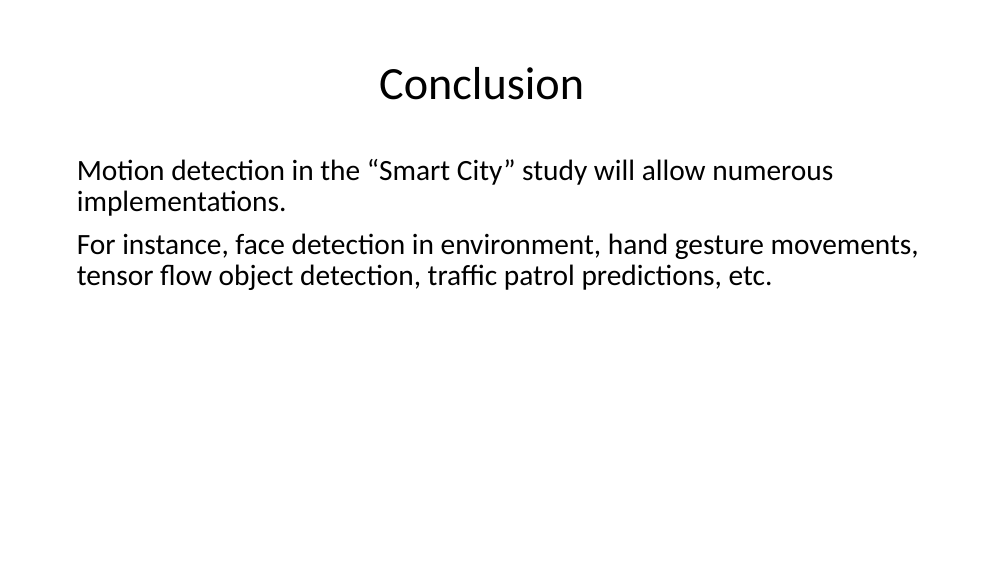
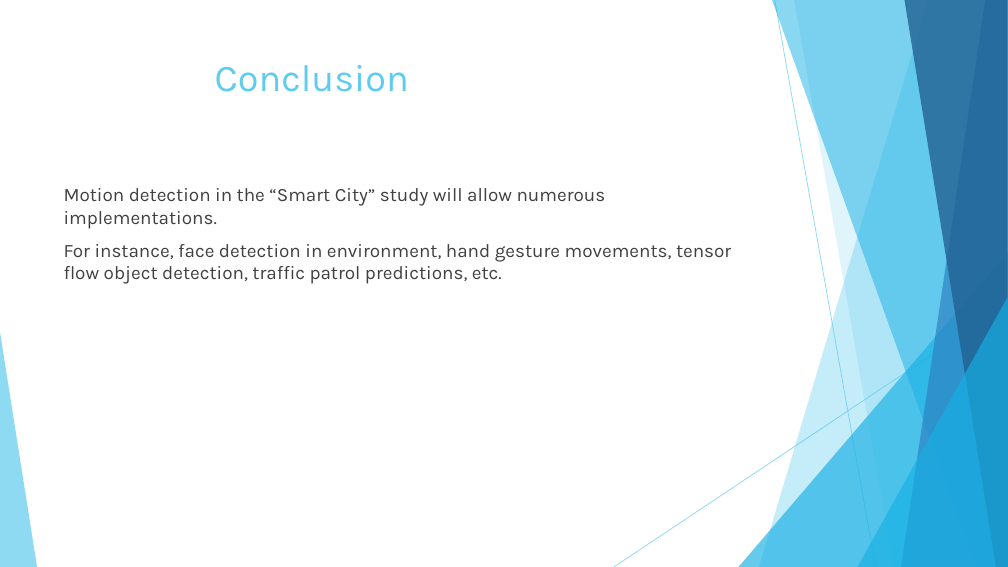
Before and after one commit to metinsenturk/ds620-motiondetection, a slide deck: slide 11 of documents/DS620 presentation.pptx. Drawn at 1008x567 pixels with LibreOffice and Linux fonts; fonts in the diff are those of the drawing. Boxes give left, top, right and bottom in pixels: in the first picture for what was removed or moved away, otherwise in the second. Text is boxed around its words. In the diff, an @@ line names an element or a change of style, - is before the commit and + after.

```diff
--- a/documents/DS620 presentation.pptx
+++ b/documents/DS620 presentation.pptx
@@ title "Conclusion": place and size @@
-title "Conclusion" at box(379, 67, 584, 100)
+title "Conclusion" at box(215, 65, 409, 92)
@@ title "Conclusion" at box(215, 65, 409, 92): size 44 to 36 pt, font Calibri to Karla, text colour #000000 to #5FCBEF; line spacing 0.9 to 1; vertical alignment middle to top @@
@@ text "Motion detection in the “Smart ...": place and size @@
-text "Motion detection in the “Smart ..." at box(77, 159, 919, 290)
+text "Motion detection in the “Smart ..." at box(64, 188, 731, 284)
@@ text "Motion detection in the “Smart ..." at box(64, 188, 731, 284): size 28 to 18 pt, font Calibri to Karla, text colour #000000 to #404040; line spacing 0.9 to 1 @@
@@ group added at box(0, 0, 1008, 567): 5 freeform shapes, 3 triangles, 2 lines @@
```
Also in this commit, not shown: 10 other slides changed.
